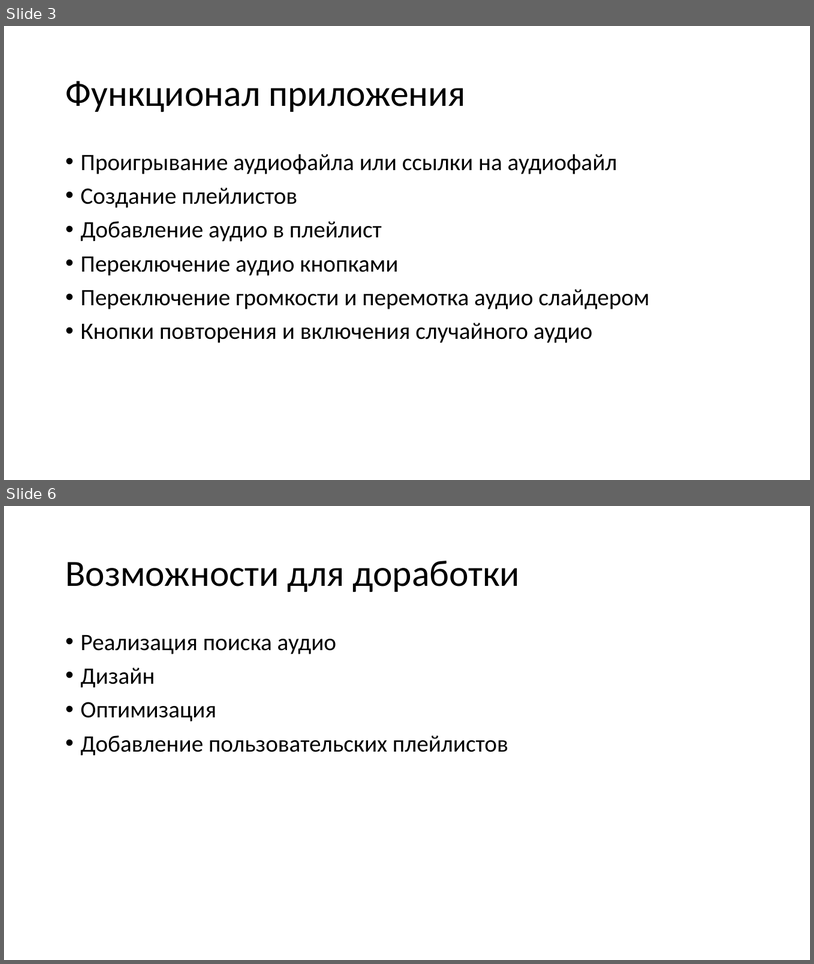
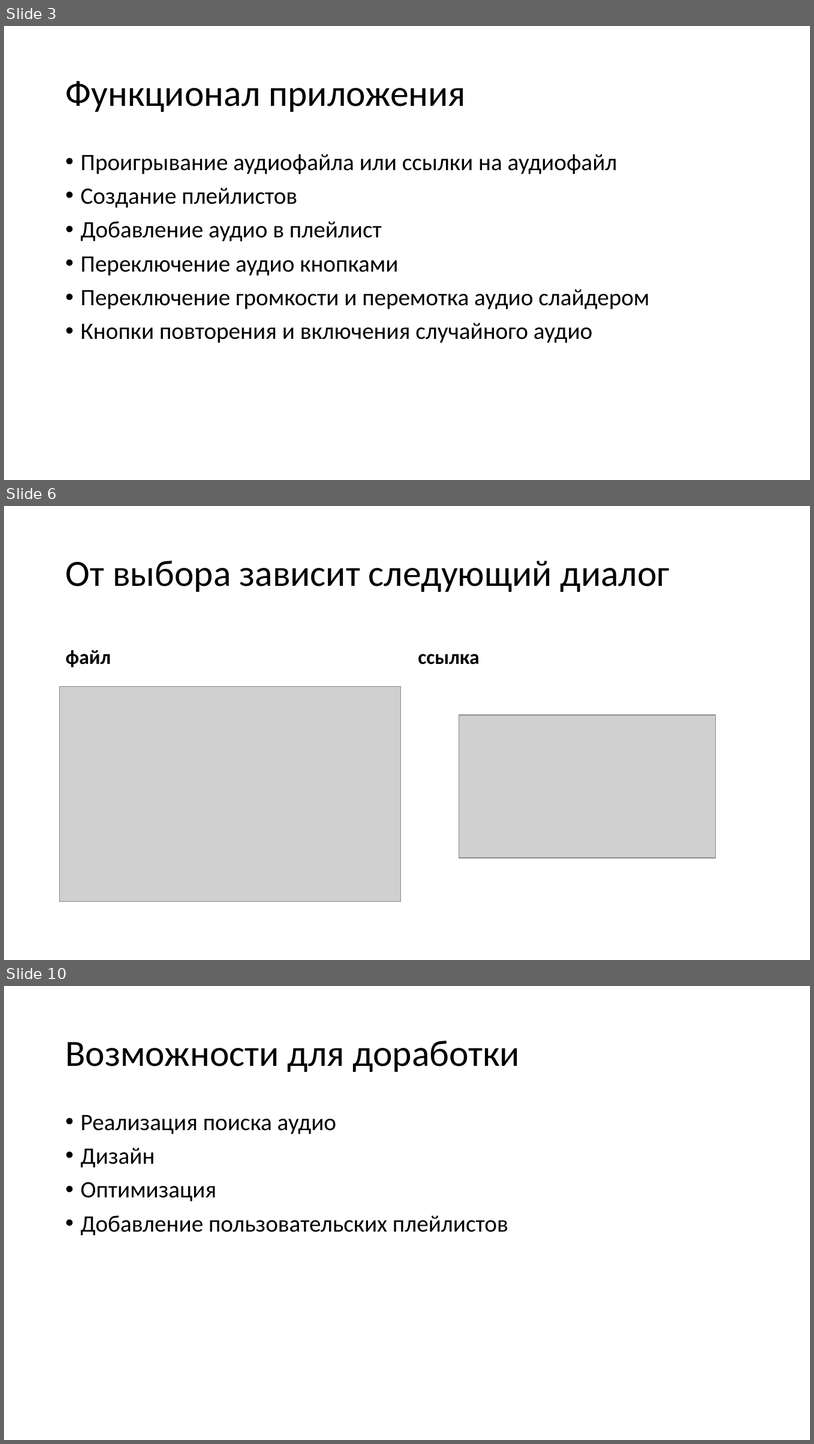
Before and after one commit to Ononim03/Simple_Audio, a slide deck: Simple audio.pptx. Shown one above the other, each under a label of ours: slides 3 and 6 before the commit, slides 3, 6 and 10 after it; the slides between them are not shown. The pictures are 814x964 and 814x1444 pixels, drawn with LibreOffice and Linux fonts; fonts in the diff are those of the drawing; grey boxes stand for pictures. Boxes give left, top, right and bottom in pixels: in the first picture for what was removed or moved away, otherwise in the second. Text is boxed around its words. In the diff, an @@ line names an element or a change of style, - is before the commit and + after.

```diff
--- a/Simple audio.pptx
+++ b/Simple audio.pptx
@@ slide 6 added at (x1=4, y1=506, x2=810, y2=960), background #FFFFFF @@
@@ title added at (x1=66, y1=561, x2=670, y2=592), 44 pt, text #000000 @@
+От выбора зависит следующий диалог
@@ text added at (x1=66, y1=650, x2=111, y2=667), 24 pt, text #000000, bold @@
+файл
@@ text added at (x1=418, y1=654, x2=479, y2=664), 24 pt, text #000000, bold @@
+ссылка
@@ picture added at (x1=60, y1=686, x2=401, y2=901) @@
@@ picture added at (x1=459, y1=715, x2=716, y2=858) @@
@@ what was slide 6 is now slide 10 @@
```
Also in this commit, not shown: 5 other slides added, 2 slides removed.
